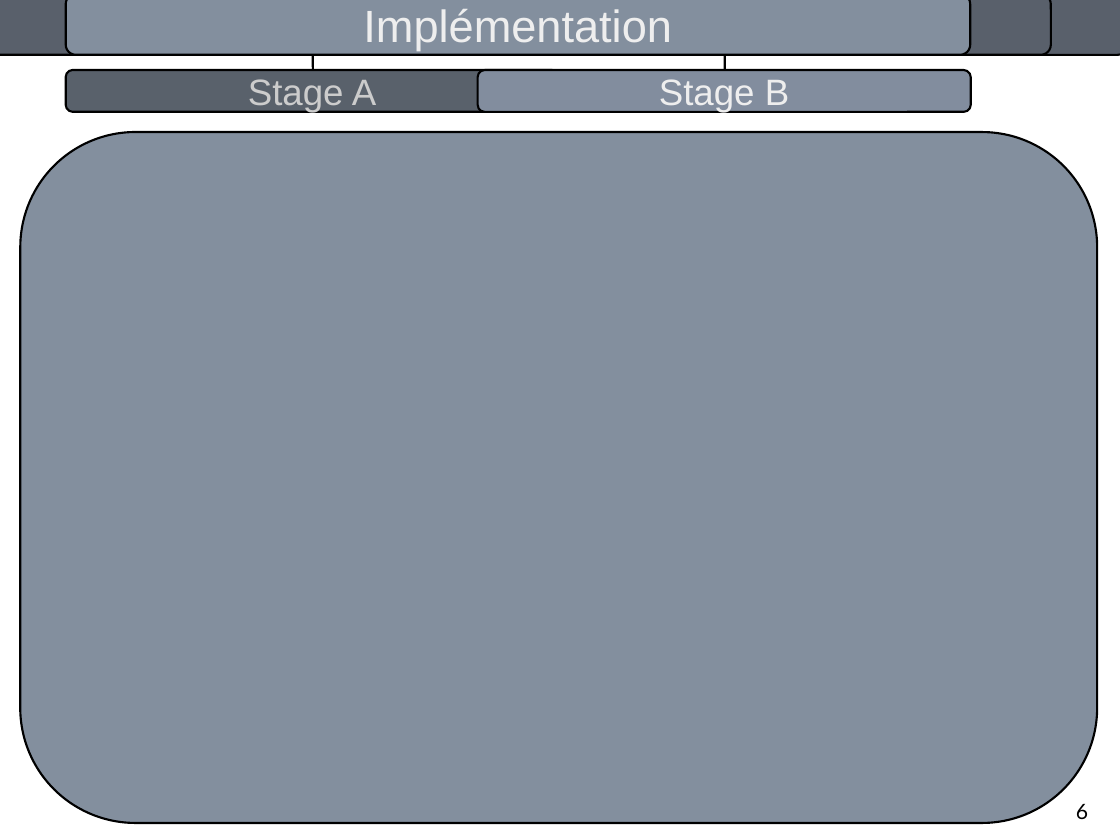
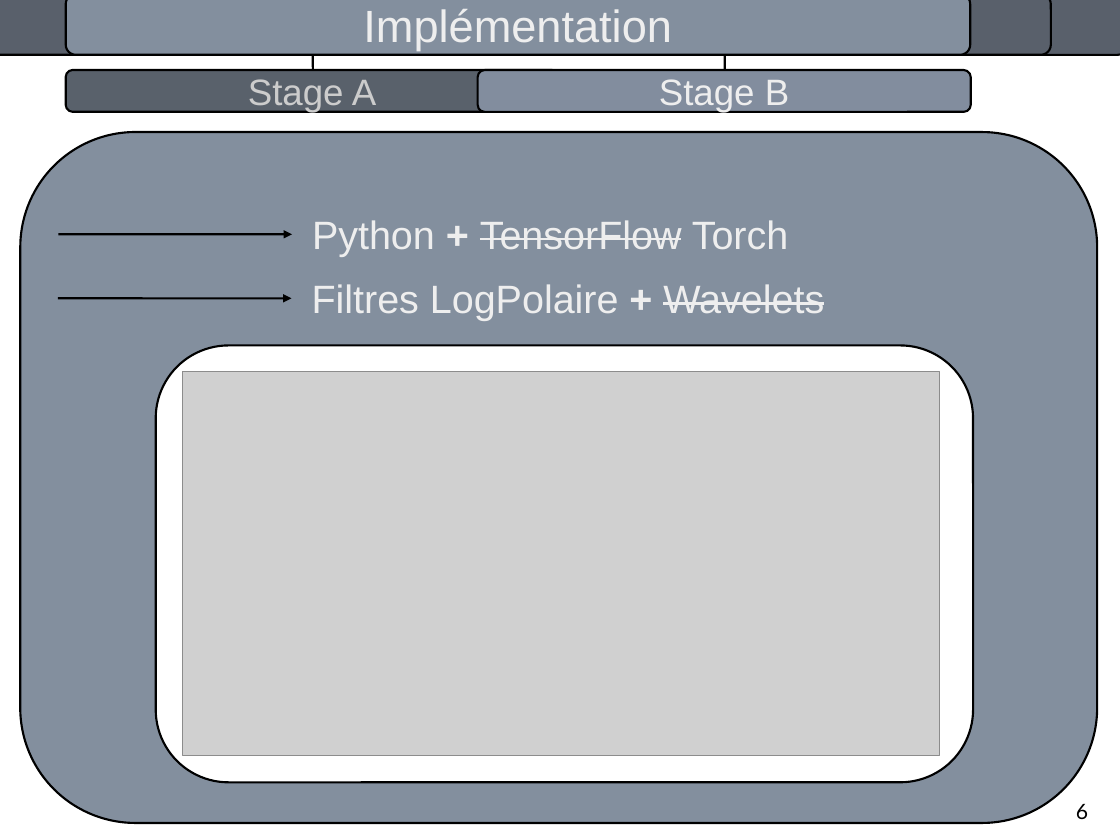
Before and after one commit to pierrealbiges/ActiveVision, a slide deck: slide 10 of LabBooks/Pres_orale.odp (slide 8 before the commit). Drawn at 1120x840 pixels with LibreOffice and Linux fonts; fonts in the diff are those of the drawing; grey boxes stand for pictures. Boxes give left, top, right and bottom in pixels: in the first picture for what was removed or moved away, otherwise in the second. Text is boxed around its words. In the diff, an @@ line names an element or a change of style, - is before the commit and + after.

```diff
--- a/LabBooks/Pres_orale.odp
+++ b/LabBooks/Pres_orale.odp
@@ arrow added from (58, 235) to (292, 235), #000000 1.5 pt @@
@@ text added at bbox=[312, 220, 788, 257], 28 pt, text #EEEEEE @@
+Python + TensorFlow Torch
@@ arrow added from (58, 299) to (292, 299), #000000 1.5 pt @@
@@ text added at bbox=[312, 284, 824, 321], 28 pt, text #EEEEEE @@
+Filtres LogPolaire + Wavelets
@@ rounded rectangle added at bbox=[155, 346, 974, 783], fill #FFFFFF, outline #000000 1.5 pt @@
@@ picture added at bbox=[183, 372, 940, 756] @@
```
Also in this commit, not shown: 4 other slides changed, 2 slides added, 1 other file.
